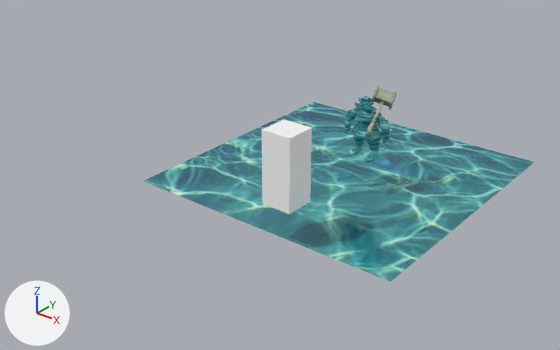
The OBJ model mge_v18_student_version/assets/mge/models/Scene0/scene001.obj: old version first, new version second.
The view is the same before and after, from a 50 mm lens placed at (20.63, -20.91, 11.94), pointed at (4.49, -0.73, -0.57). The lights are fixed; the arrows at lower left show +X, +Y and +Z. Where no turn or scale is listed for an object, it has been applied to the vertices. Vertices at the same position are counted once.

Names of what the first picture shows: 'scene001'.
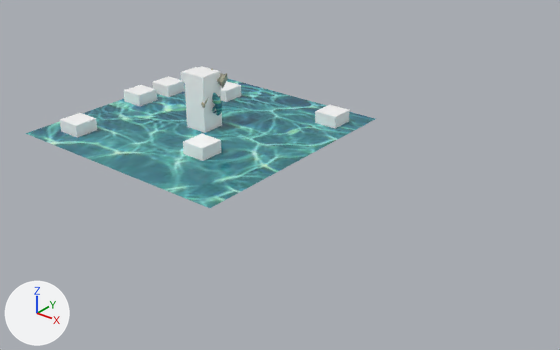
Boxes (x1, y1, x2, y2) around the edits, measured in the pictures (560 x 350 px; the box of a moved part takes in the faces that stretch with it):
'scene001', reshaped (10% narrower, 28% shorter)
    before: (144, 85, 534, 282)
    after: (26, 66, 375, 208)
part 1 of me_scene001, added
    after: (221, 81, 241, 102)
part 2 of me_scene001, added
    after: (124, 85, 157, 106)
part 3 of me_scene001, added
    after: (152, 76, 185, 97)
part 4 of me_scene001, added
    after: (315, 105, 350, 128)
part 5 of me_scene001, added
    after: (60, 113, 97, 137)
part 6 of me_scene001, added
    after: (183, 134, 221, 161)
part 7 of me_scene001, added
    after: (180, 67, 198, 83)
part 8 of me_scene001, moved or reshaped (not visible afterwards)
    before: (355, 102, 373, 111)
part 9 of me_scene001, moved or reshaped
    before: (345, 96, 390, 162)
    after: (212, 93, 222, 115)
part 10 of me_scene001, moved or reshaped
    before: (367, 85, 397, 135)
    after: (201, 68, 228, 108)
part 11 of me_scene001, moved or reshaped
    before: (262, 119, 312, 214)
    after: (184, 66, 222, 133)
part 12 of me_scene001, moved or reshaped
    before: (144, 102, 534, 282)
    after: (26, 79, 375, 208)

Diff of the bpy script that builds the scene:
```diff
--- a/mge_v18_student_version/assets/mge/models/Scene0/scene001.obj.py
+++ b/mge_v18_student_version/assets/mge/models/Scene0/scene001.obj.py
@@ me_scene001 @@
 # used by ob_scene001; location = (0.0, 0.0, 0.0)
-me_scene001.from_pydata(...)  # 1412 vertices, 2770 faces; spans x 1.8..11.8, y -5.54..5.0, z 0.0..3.67
+me_scene001.from_pydata(...)  # 1468 vertices, 2854 faces; spans x -5.0..5.0, y -5.0..5.0, z -0.5..2.34
+# me_scene001 part 1: a new loose piece, a box spanning x -2.18..-1.18, y 2.6..3.6, z -0.5..0.5, in mat_default_material (white #ffffff)
+# me_scene001 part 2: a new loose piece, a box spanning x -4.72..-3.72, y -0.12..0.88, z -0.5..0.5, in mat_default_material (white #ffffff)
+# me_scene001 part 3: a new loose piece, a box spanning x -4.59..-3.59, y 1.45..2.45, z -0.5..0.5, in mat_default_material (white #ffffff)
+# me_scene001 part 4: a new loose piece, a box spanning x 3.28..4.28, y 3.08..4.08, z -0.5..0.5, in mat_default_material (white #ffffff)
+# me_scene001 part 5: a new loose piece, a box spanning x -4.07..-3.07, y -3.98..-2.98, z -0.5..0.5, in mat_default_material (white #ffffff)
+# me_scene001 part 6: a new loose piece, a box spanning x 1.29..2.29, y -2.49..-1.49, z -0.5..0.5, in mat_default_material (white #ffffff)
+# me_scene001 part 7: a new loose piece, a box spanning x -4.59..-3.59, y 3.22..4.22, z -0.5..0.5, in mat_default_material (white #ffffff)
+# me_scene001 part 8: the loose piece of 66 vertices spanning x 7.82..8.54, y -1.2..-1.01, z 3.0..3.2 is moved by (-8.18, 0.91, -1.33)
+# me_scene001 part 9: the loose piece of 841 vertices spanning x 7.35..9.01, y -1.26..-0.56, z 1.33..3.39 is moved by (-8.18, 0.91, -1.33)
+# me_scene001 part 10: the loose piece of 248 vertices spanning x 8.12..8.94, y -1.5..-0.03, z 2.39..3.67 is moved by (-8.18, 0.91, -1.33)
+# me_scene001 part 11: the loose piece of 8 vertices spanning x 7.68..8.68, y -5.54..-4.54, z 1.28..3.62 is moved by (-8.18, 5.04, -1.33)
+# me_scene001 part 12: the loose piece of 121 vertices spanning x 1.8..11.8, y -5.0..5.0, z 0.0 is moved by (-6.8, 0.0, 0.0)
 me_scene001.materials.append(mat_water)
```
